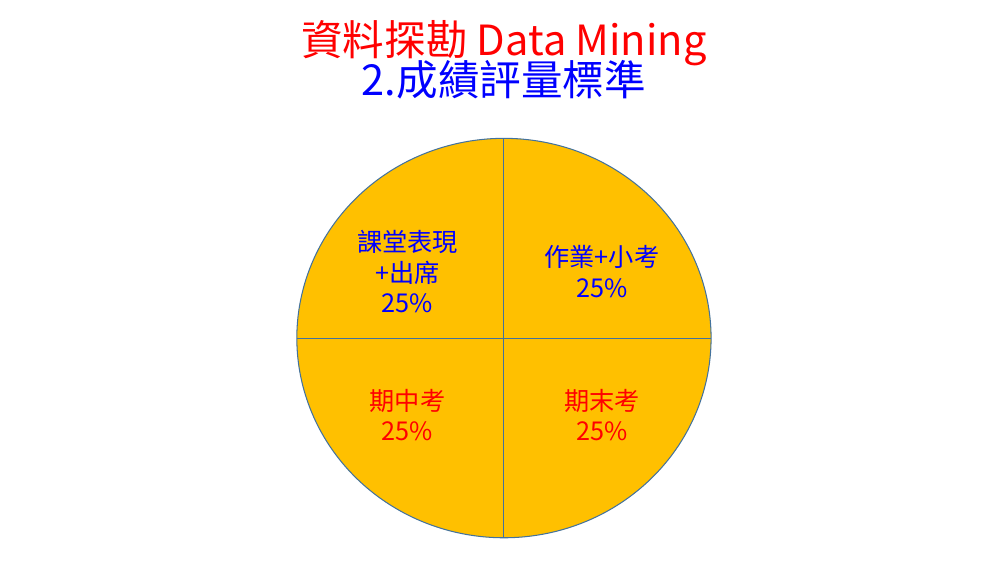
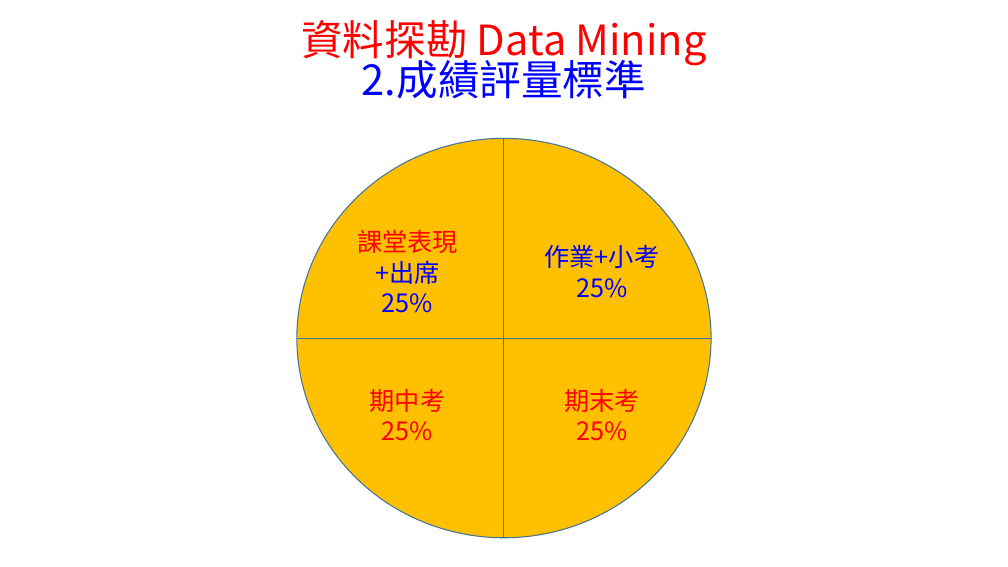
Before and after one commit to chih-chengwu/115-1_DataMining_MD, a slide deck: slide 3 of 第一週_課堂規定_成績評量標準及課程設計.pptx. Drawn at 1008x567 pixels with LibreOffice and Linux fonts; fonts in the diff are those of the drawing. Boxes give left, top, right and bottom in pixels: in the first picture for what was removed or moved away, otherwise in the second. Text is boxed around its words. In the diff, an @@ line names an element or a change of style, - is before the commit and + after.

```diff
--- a/第一週_課堂規定_成績評量標準及課程設計.pptx
+++ b/第一週_課堂規定_成績評量標準及課程設計.pptx
@@ text in pill shape at <box>357,230,458,253</box>: text colour #0000FF to #FF0000 in "課堂表現" @@
```
Also in this commit, not shown: 1 other slide changed, 38 other files.
